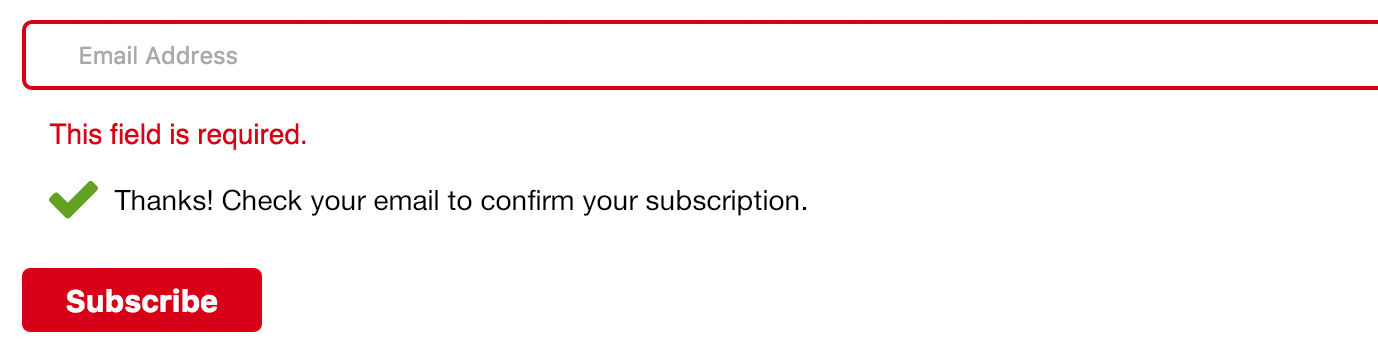
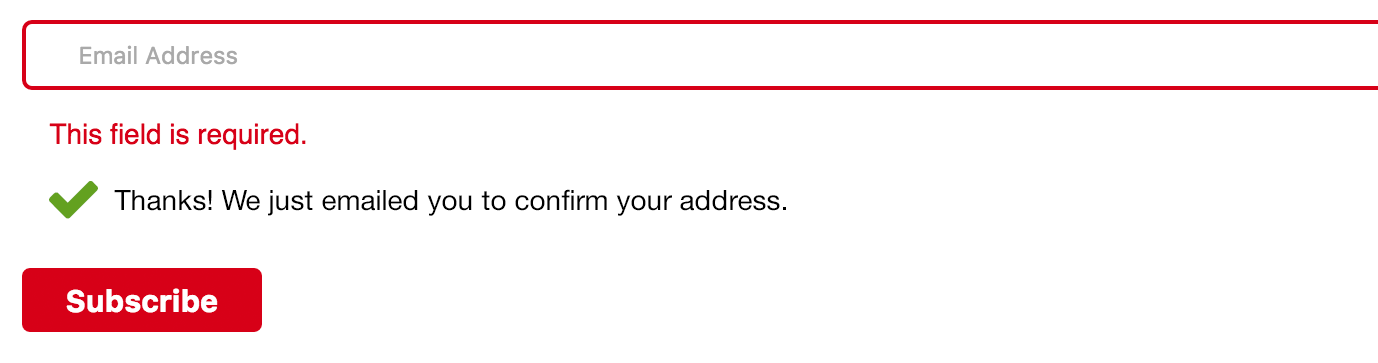
Comparing the layer stacks of the two 1378 x 363 images. Changes:
added layer "Thanks! We just emailed you to confirm your address." above "Thanks! Check your email to confirm your subscription." over [221, 189, 786, 216]
hid "Thanks! Check your email to confirm your subscription." over [221, 189, 806, 216]
